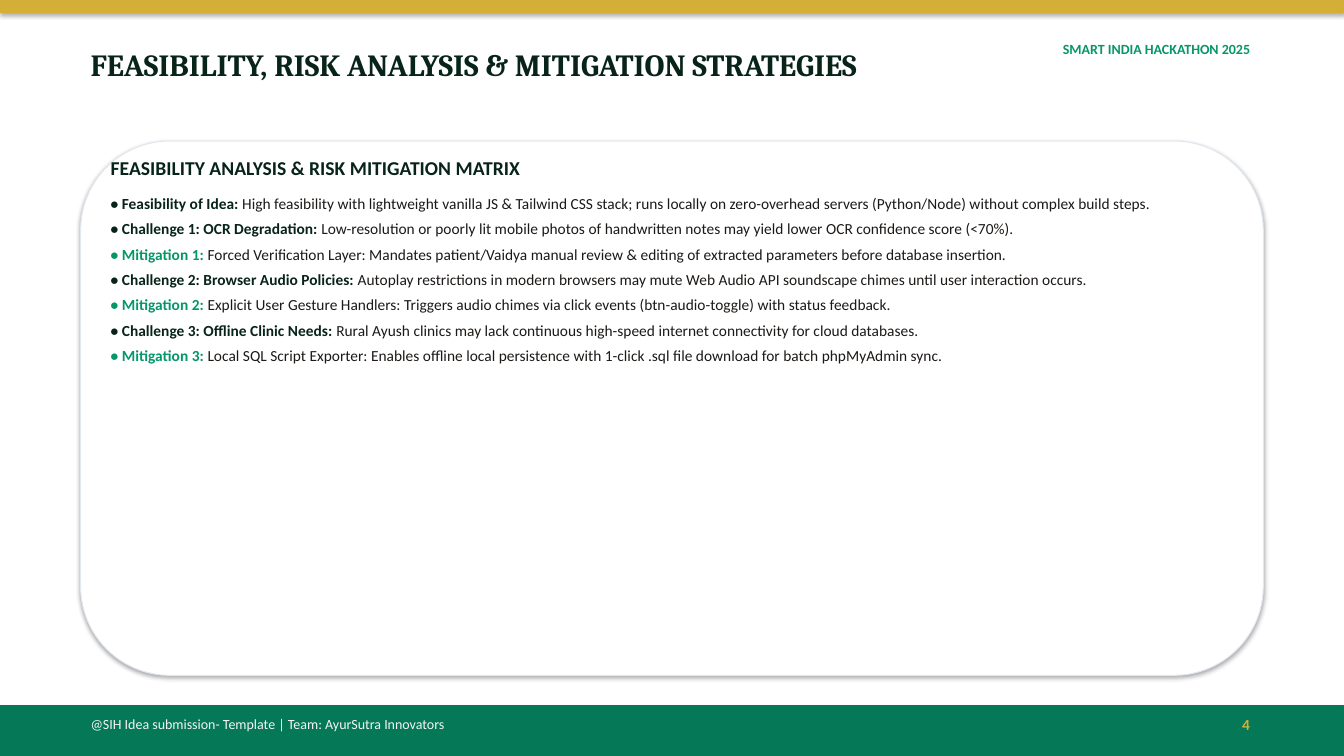
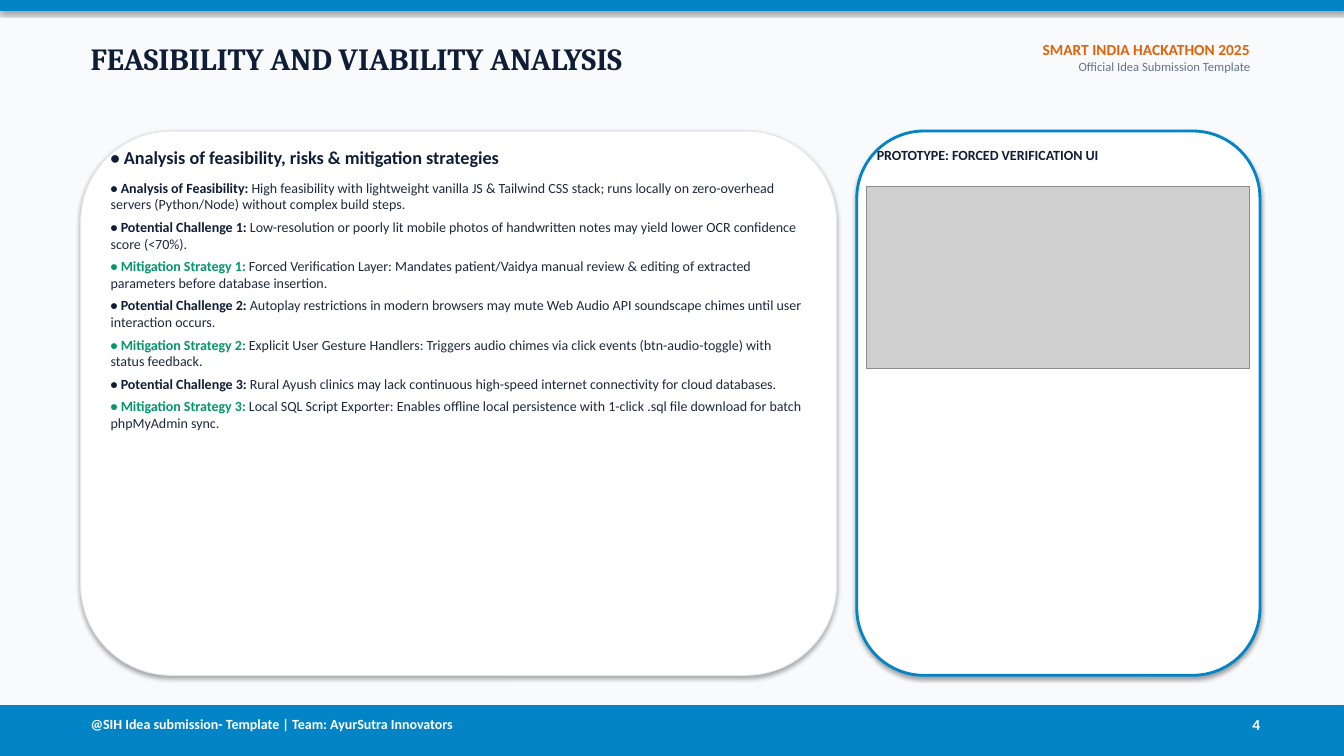
Before and after one commit to 2025ucp1468-Mayank/SIH_PROJECT, a slide deck: slide 4 of SIH_ppt.pptx. Drawn at 1344x756 pixels with LibreOffice and Linux fonts; fonts in the diff are those of the drawing; grey boxes stand for pictures. Boxes give left, top, right and bottom in pixels: in the first picture for what was removed or moved away, otherwise in the second. Text is boxed around its words. In the diff, an @@ line names an element or a change of style, - is before the commit and + after.

Commit message:
Format SIH_ppt.pptx and SIH_ppt.ppt with effortless clean light-theme styling and SIH official template structure

```diff
--- a/SIH_ppt.pptx
+++ b/SIH_ppt.pptx
@@ rectangle at (0,0,1344,10): fill #D4AF37 to #0284C7; outline #D4AF37 0.75 pt to #0284C7 0.75 pt @@
@@ rectangle added at (0,0,1344,756), fill #F8FAFC @@
@@ text at (91,49,622,71): text changed; text colour #082419 to #0F1E36 @@
-FEASIBILITY, RISK ANALYSIS & MITIGATION STRATEGIES
+FEASIBILITY AND VIABILITY ANALYSIS
@@ text "SMART INDIA HACKATHON 2025": place and size @@
-text "SMART INDIA HACKATHON 2025" at (1063,45,1250,54)
+text "SMART INDIA HACKATHON 2025" at (1043,45,1250,73)
@@ text at (1043,45,1249,55): size 10 to 11 pt, text colour #059669 to #E36209 in "SMART INDIA HACKATHON 2025" @@
@@ text at (1079,62,1250,73): paragraph added @@
+Official Idea Submission Template
@@ rounded rectangle: place and size @@
-rounded rectangle at (81,141,1263,676)
+rounded rectangle at (81,131,837,676)
@@ rounded rectangle added at (857,131,1260,676), fill #FFFFFF, outline #0284C7 2 pt @@
@@ text added at (877,148,1099,160), 10 pt, text #0F1E36, bold @@
+PROTOTYPE: FORCED VERIFICATION UI
@@ text at (111,151,802,431): text changed; size 11 to 10 pt; text colour #1C1917 to #1E293B @@
-FEASIBILITY ANALYSIS & RISK MITIGATION MATRIX
-• Feasibility of Idea: High feasibility with lightweight vanilla JS & Tailwind CSS stack; runs locally on zero-overhead servers (Python/Node) without complex build steps.
-• Challenge 1: OCR Degradation: Low-resolution or poorly lit mobile photos of handwritten notes may yield lower OCR confidence score (<70%).
-• Mitigation 1: Forced Verification Layer: Mandates patient/Vaidya manual review & editing of extracted parameters before database insertion.
-• Challenge 2: Browser Audio Policies: Autoplay restrictions in modern browsers may mute Web Audio API soundscape chimes until user interaction occurs.
-• Mitigation 2: Explicit User Gesture Handlers: Triggers audio chimes via click events (btn-audio-toggle) with status feedback.
-• Challenge 3: Offline Clinic Needs: Rural Ayush clinics may lack continuous high-speed internet connectivity for cloud databases.
-• Mitigation 3: Local SQL Script Exporter: Enables offline local persistence with 1-click .sql file download for batch phpMyAdmin sync.
+• Analysis of feasibility, risks & mitigation strategies
+• Analysis of Feasibility: High feasibility with lightweight vanilla JS & Tailwind CSS stack; runs locally on zero-overhead servers (Python/Node) without complex build steps.
+• Potential Challenge 1: Low-resolution or poorly lit mobile photos of handwritten notes may yield lower OCR confidence score (<70%).
+• Mitigation Strategy 1: Forced Verification Layer: Mandates patient/Vaidya manual review & editing of extracted parameters before database insertion.
+• Potential Challenge 2: Autoplay restrictions in modern browsers may mute Web Audio API soundscape chimes until user interaction occurs.
+• Mitigation Strategy 2: Explicit User Gesture Handlers: Triggers audio chimes via click events (btn-audio-toggle) with status feedback.
+• Potential Challenge 3: Rural Ayush clinics may lack continuous high-speed internet connectivity for cloud databases.
+• Mitigation Strategy 3: Local SQL Script Exporter: Enables offline local persistence with 1-click .sql file download for batch phpMyAdmin sync.
@@ picture added at (867,187,1250,368) @@
@@ rectangle at (0,706,1344,756): fill #047857 to #0284C7; outline #047857 0.75 pt to #0284C7 0.75 pt @@
@@ text "@SIH Idea submission- Template | ..." at (91,719,453,732): text colour #F5F5F4 to #FFFFFF, bold on @@
@@ text "4": place and size @@
-text "4" at (1242,720,1250,730)
+text "4" at (1252,720,1260,730)
@@ text "4" at (1252,720,1260,730): text colour #D4AF37 to #FFFFFF @@
```
Also in this commit, not shown: 4 other slides changed, 1 slide added, 1 slide removed.
